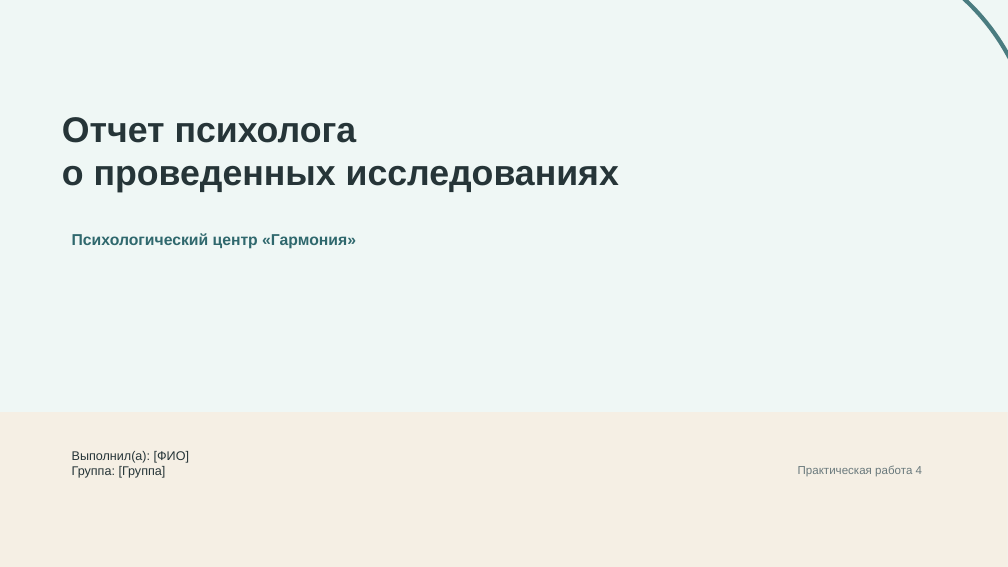
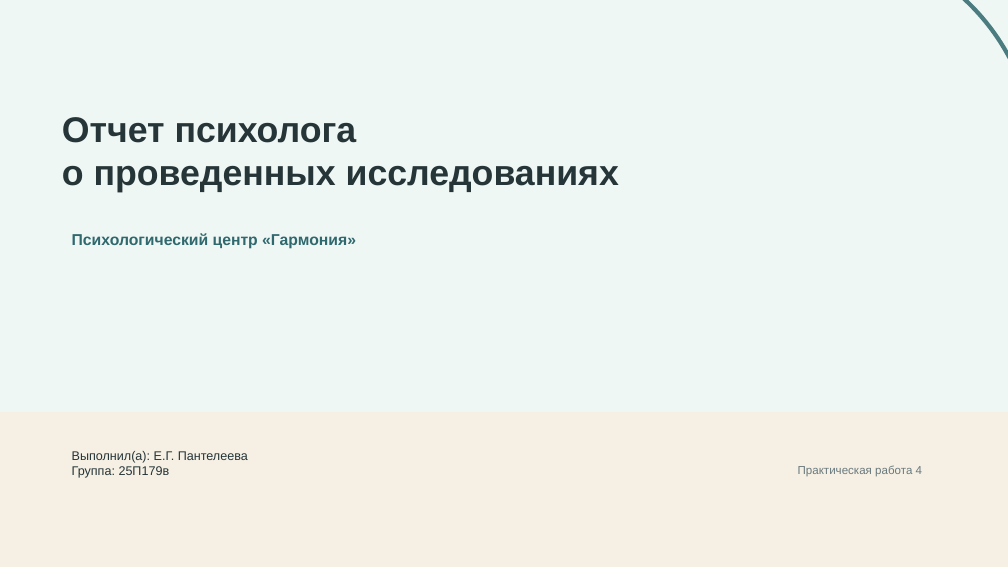
Before and after one commit to flowyee701/-, a slide deck: slide 1 of Психологический_центр_готово/05_Практика_4_PowerPoint/Практика4_Презентация_отчета_психолога.pptx. Drawn at 1008x567 pixels with LibreOffice and Linux fonts; fonts in the diff are those of the drawing. Boxes give left, top, right and bottom in pixels: in the first picture for what was removed or moved away, otherwise in the second. Text is boxed around its words. In the diff, an @@ line names an element or a change of style, - is before the commit and + after.

```diff
--- a/Психологический_центр_готово/05_Практика_4_PowerPoint/Практика4_Презентация_отчета_психолога.pptx
+++ b/Психологический_центр_готово/05_Практика_4_PowerPoint/Практика4_Презентация_отчета_психолога.pptx
@@ text at box(72, 451, 248, 478): text changed @@
-Выполнил(а): [ФИО]
-Группа: [Группа]
+Выполнил(а): Е.Г. Пантелеева
+Группа: 25П179в
```
Also in this commit, not shown: 6 other slides changed, 8 other files.
